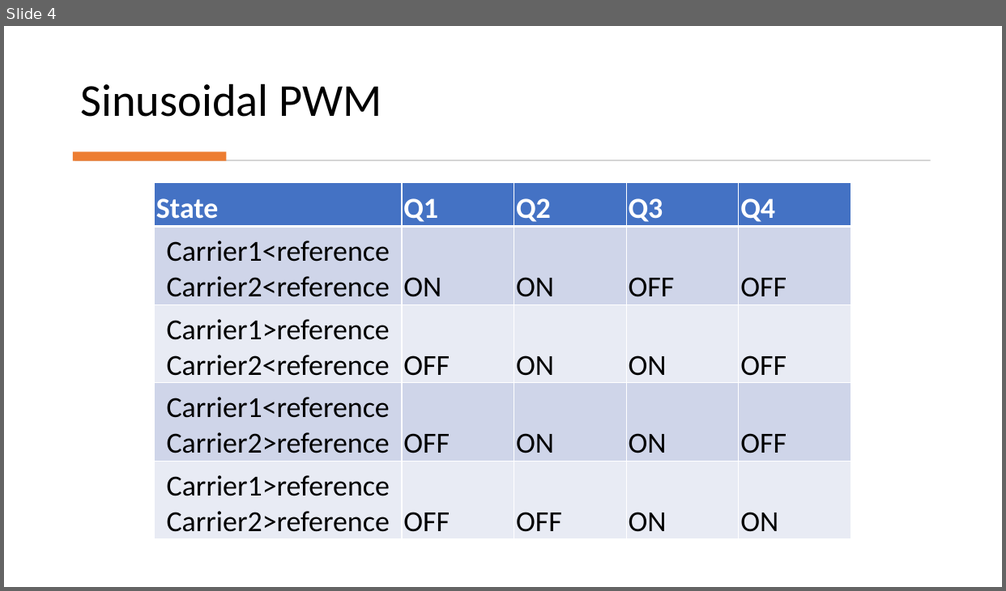
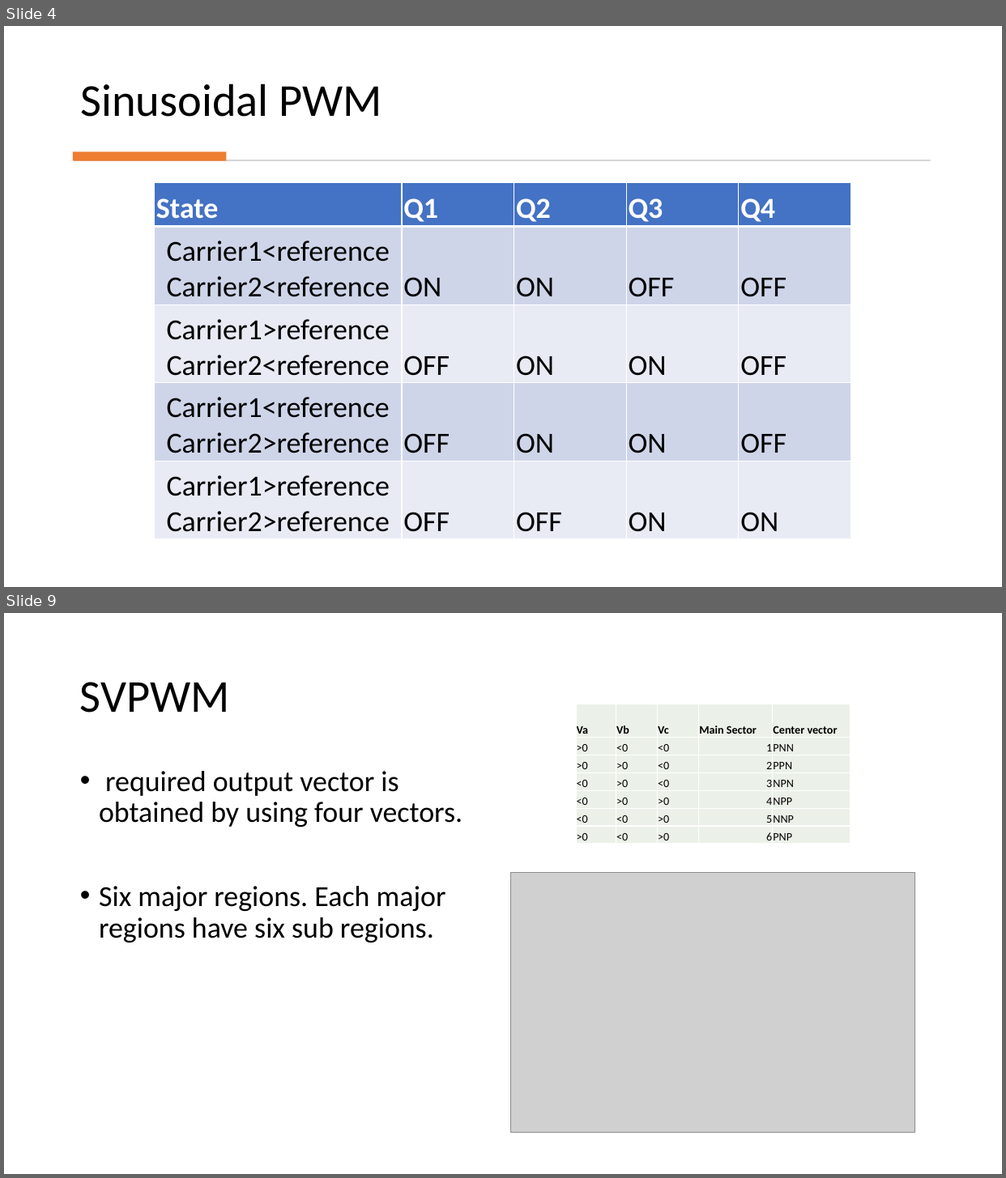
Before and after one commit to ahmetcan-akuz/Thesis, a slide deck: Reports/3-Level NPC Inverter Structure.pptx. Shown one above the other, each under a label of ours: slide 4 before the commit, slides 4 and 9 after it; the slides between them are not shown. The pictures are 1006x591 and 1006x1178 pixels, drawn with LibreOffice and Linux fonts; fonts in the diff are those of the drawing; grey boxes stand for pictures. Boxes give left, top, right and bottom in pixels: in the first picture for what was removed or moved away, otherwise in the second. Text is boxed around its words. In the diff, an @@ line names an element or a change of style, - is before the commit and + after.

Commit message:
SVPWM structure

```diff
--- a/Reports/3-Level NPC Inverter Structure.pptx
+++ b/Reports/3-Level NPC Inverter Structure.pptx
@@ slide 9 added at [4, 613, 1002, 1174], background #FFFFFF @@
@@ title added at [80, 682, 230, 713], 44 pt, text #000000 @@
+SVPWM
@@ table added at [576, 705, 850, 844], 7 rows, 5 columns @@
+Va | Vb | Vc | Main Sector | Center vector
+>0 | <0 | <0 | 1 | PNN
+>0 | >0 | <0 | 2 | PPN
+<0 | >0 | <0 | 3 | NPN
+<0 | >0 | >0 | 4 | NPP
+<0 | <0 | >0 | 5 | NNP
+>0 | <0 | >0 | 6 | PNP
@@ text added at [99, 771, 462, 943], 28 pt, text #000000 @@
+• required output vector is obtained by using four vectors.
+• Six major regions. Each major regions have six sub regions.
@@ picture added at [511, 872, 915, 1132] @@
```
Also in this commit, not shown: 1 slide changed, 5 other slides added, 1 slide removed, 3 other files.
